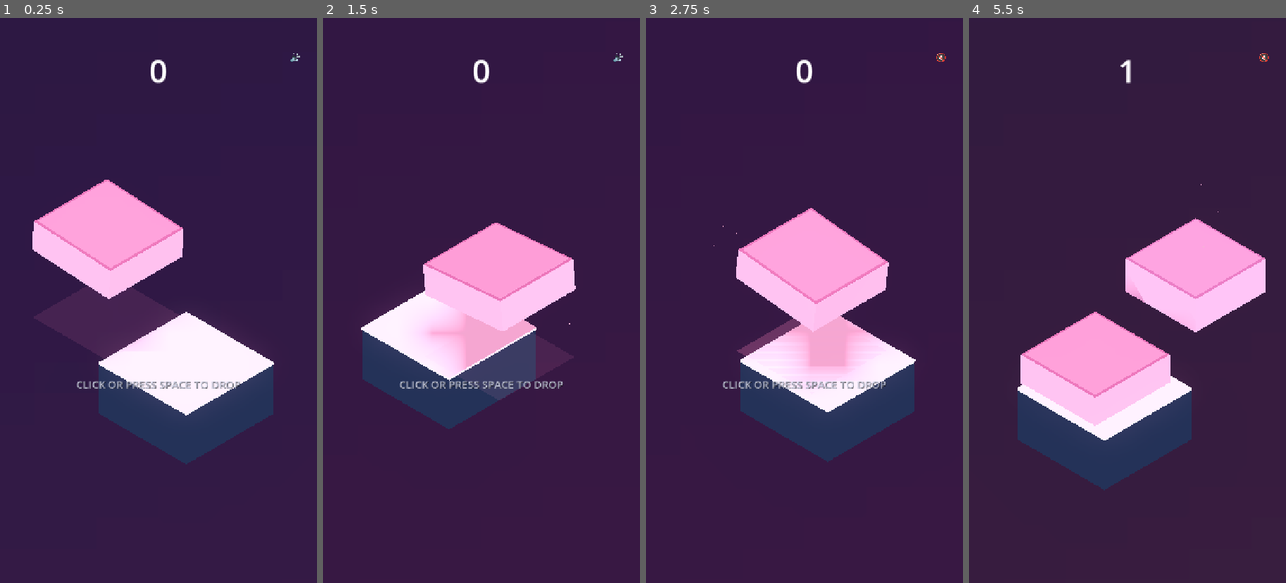
Above: before the commit, frames 1-4 (left to right).
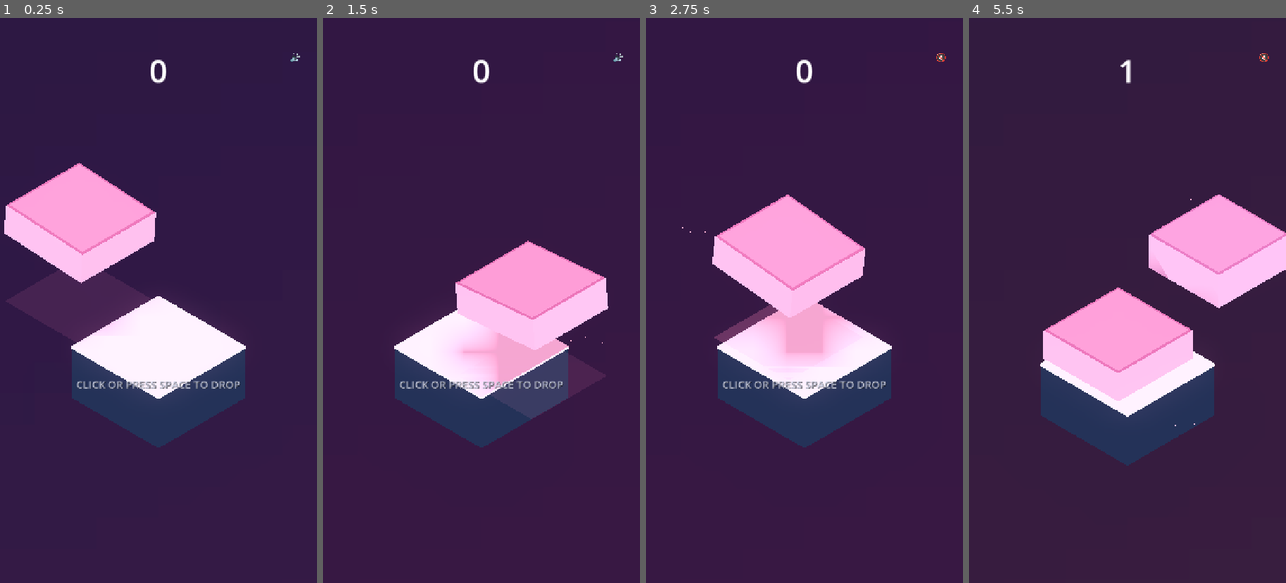
Above: after the commit, the same moments.

Repository: AakashJ91/stack
Game: Godot game, scene res://scenes/main.tscn
The game is run twice, just before and just after one commit, with the same random seed, the same clock (stepped at 60 frames per second) and the same inputs.
Inputs (mouse positions are in pixels of both pictures, inside the frame that each line leads up to):
- Up to frame 1 (0.25 s): no input
- Up to frame 2 (1.5 s): click "🔊" at 0.5 s; click "🔇" at 1.25 s
- Up to frame 3 (2.75 s): click "🔊" at 2 s
- Up to frame 4 (5.5 s): click "🔇" at 2.75 s; click "🔊" at 3.5 s; click "🔇" at 4.25 s; tap Space at 5, 5.27 s; move the mouse to (1197, 272) at 5.02 s; tap M at 5.1 s; click (1197, 272) at 5.17 s

The runs differ from the first frame. In frame 1, 9.0% of the frame differs, in the area x 1-87%, y 25-73%; in frame 2, 13%; in frame 3, 11%; in frame 4, 17%, in the area x 15-100%, y 29-84%.

Commit message:
Keep camera steady during cube slide; only adjust camera when stack nears screen boundaries

Diff:
--- a/scripts/main.gd
+++ b/scripts/main.gd
@@ -25,6 +25,8 @@
 @onready var camera: Camera3D = $CameraPivot/Camera3D
 var target_camera_y: float = 0.0
 var base_camera_pivot_y: float = 0.0
+var target_camera_x: float = 0.0
+var target_camera_z: float = 0.0
 var screen_shake_trauma: float = 0.0
 
 # Nodes
@@ -131,6 +133,8 @@
 	_create_pedestal()
 	base_camera_pivot_y = camera_pivot.position.y
 	target_camera_y = base_camera_pivot_y
+	target_camera_x = camera_pivot.position.x
+	target_camera_z = camera_pivot.position.z
 
 	slider.box_released.connect(_on_box_released)
 	sound_btn.pressed.connect(_on_sound_btn_pressed)
@@ -256,6 +260,10 @@
 	current_top_y = 0.0
 	current_target_pos = Vector3.ZERO
 	target_camera_y = base_camera_pivot_y
+	target_camera_x = 0.0
+	target_camera_z = 0.0
+	camera_pivot.position.x = 0.0
+	camera_pivot.position.z = 0.0
 
 	score_label.text = "0"
 	combo_label.visible = false
@@ -520,16 +528,24 @@
 	screen_shake_trauma = clamp(screen_shake_trauma + amount, 0.0, 1.0)
 
 func _process(delta: float) -> void:
-	# Dynamic camera tracking: vertical climb + horizontal cube alignment
-	var target_focus_x = current_target_pos.x
-	var target_focus_z = current_target_pos.z
-	if is_instance_valid(active_box) and state in [GameState.READY, GameState.PLAYING, GameState.DROPPING]:
-		var cube_pos = active_box.global_position
-		target_focus_x = lerp(current_target_pos.x, cube_pos.x, 0.42)
-		target_focus_z = lerp(current_target_pos.z, cube_pos.z, 0.42)
-	camera_pivot.position.x = lerp(camera_pivot.position.x, target_focus_x, delta * 5.2)
-	camera_pivot.position.z = lerp(camera_pivot.position.z, target_focus_z, delta * 5.2)
+	# Vertical camera tracking follows the rising stack
 	camera_pivot.position.y = lerp(camera_pivot.position.y, target_camera_y, delta * 3.5)
+
+	# Horizontal camera tracking: only adjust if the stack drifts towards screen boundaries
+	if is_instance_valid(camera):
+		var stack_top = Vector3(current_target_pos.x, current_top_y + (BOX_SIZE.y * 0.5), current_target_pos.z)
+		var screen_pos = camera.unproject_position(stack_top)
+		var vp_size = get_viewport().get_visible_rect().size
+		if vp_size.x > 0.0 and vp_size.y > 0.0:
+			var norm_x = screen_pos.x / vp_size.x
+			# If stack top drifts past comfortable framing boundaries (outside 35% - 65% of screen width),
+			# adjust target horizontal camera coordinates to re-center the stack
+			if norm_x < 0.35 or norm_x > 0.65:
+				target_camera_x = current_target_pos.x
+				target_camera_z = current_target_pos.z
+
+	camera_pivot.position.x = lerp(camera_pivot.position.x, target_camera_x, delta * 3.0)
+	camera_pivot.position.z = lerp(camera_pivot.position.z, target_camera_z, delta * 3.0)
 
 	# Screen shake decay
 	if screen_shake_trauma > 0.0:
